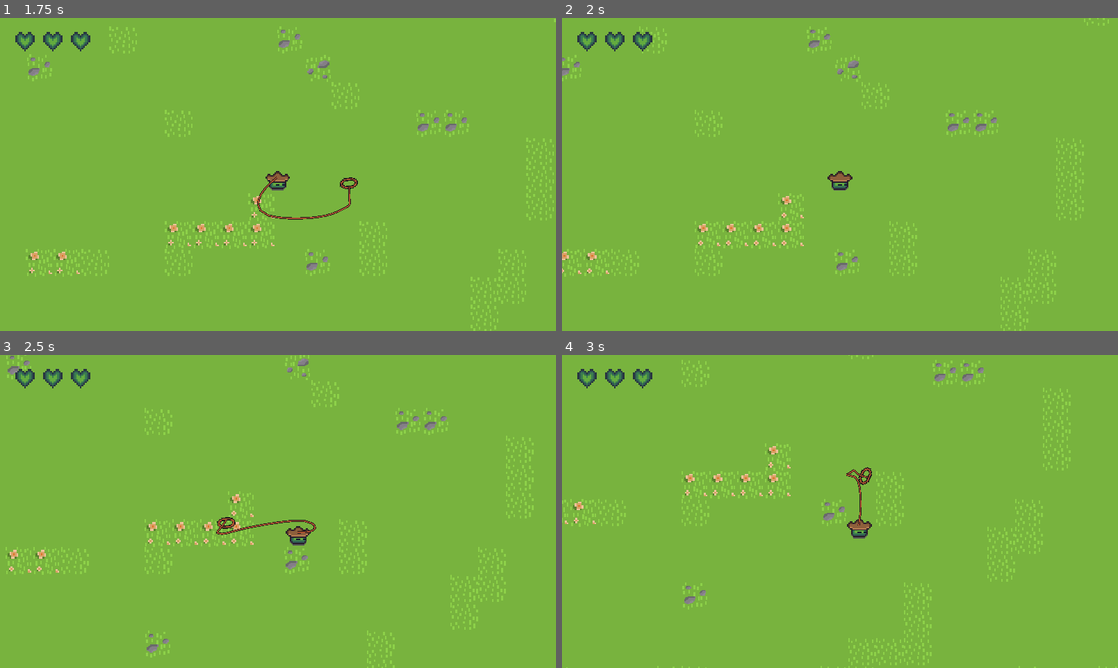
Above: before the commit, frames 1-4 (two rows, left to right).
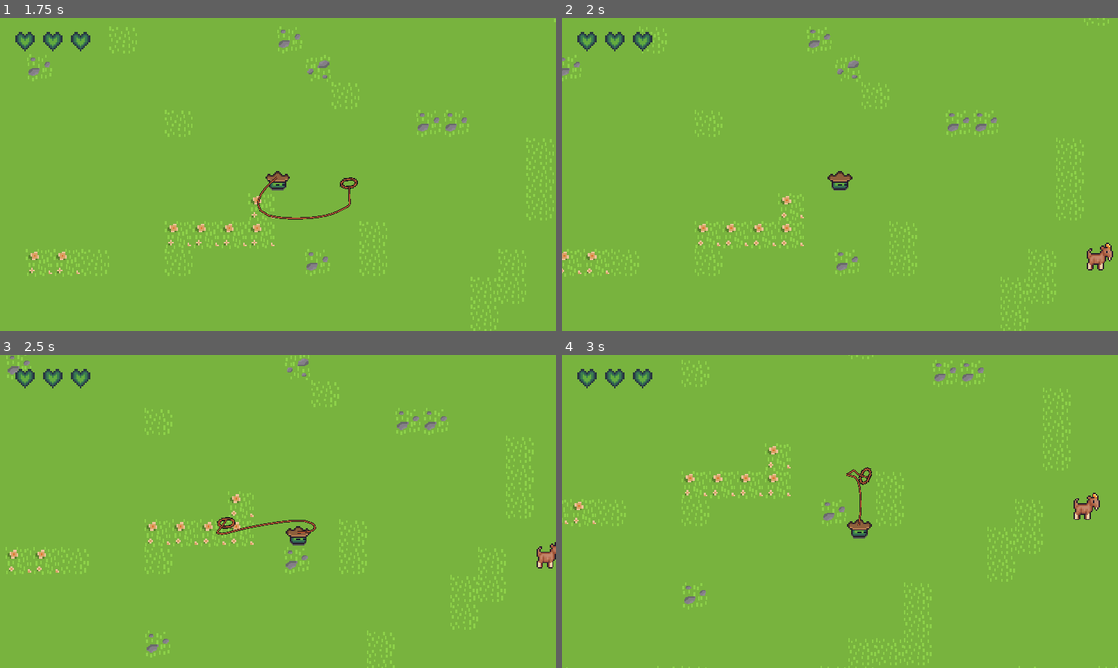
Above: after the commit, the same moments.

Repository: 2weeking/Lasso-Knight
Game: Godot game, scene res://levels/MainMenu.tscn
Same seed, same stepped clock (60 frames per second), same inputs: the game is played once before the commit and once after it.
Inputs (mouse positions are in pixels of both pictures, inside the frame that each line leads up to):
- Up to frame 1 (1.75 s): click "Start" at 0.5 s; tap Enter at 1.25 s; move the mouse to (400, 158) at 1.27 s; hold D (right) from 1.28 s (still down); click (400, 158) at 1.35 s
- Up to frame 2 (2 s): keep holding D (right)
- Up to frame 3 (2.5 s): move the mouse to (166, 527) at 2.02 s; release D (right) at 2.03 s; hold S (down) from 2.03 s (still down); click (166, 527) at 2.1 s
- Up to frame 4 (3 s): move the mouse to (895, 442) at 2.77 s; release S (down) at 2.78 s; hold D (right) from 2.78 s (still down); click (895, 442) at 2.85 s

Frame 1 is identical in both runs. In frame 2, 0.3% of the frame differs, in the area x 94-100%, y 71-81%; in frame 3, 0.2%; in frame 4, 0.3%.

Commit message:
Added partially working enemy ~ WIP for collision layers and mask and absorbing function

Diff:
--- /dev/null
+++ b/entities/enemy/Enemy.gd
@@ -0,0 +1,63 @@
+extends KinematicBody2D
+
+#much of movement in charger and other enemies is same as here, but with ability code added on.
+export var speed := 100
+export var speed_offset := 10
+export var damage := 1
+export var capture_time := 3
+export var knockback_strength := 600.0
+export var steering_force = 20 #used to make turning more smooth and flowing
+
+onready var player = get_parent().get_node("Knight")
+onready var sprite = $AnimatedSprite
+
+var predict_length = 5 #enemy predicts where player will be this length of frames ahead (5 is temporary number
+var alarmed = false #enemy has state of rest
+
+var velocity := Vector2.ZERO
+var desired_velocity := Vector2.ZERO
+var player_predicted_position := Vector2.ZERO #position calculated through predict length
+var direction := Vector2.ZERO
+var counter_direction := Vector2.ZERO
+
+func _physics_process(delta):
+	if is_instance_valid(player):
+		direction = (player.position - position).normalized()
+		if is_in_group("capturing"):
+			desired_velocity = counter_direction * speed
+			velocity = (desired_velocity - player.desired_velocity)
+		elif alarmed:
+			if is_in_group("captured"):
+				speed += 10
+
+			desired_velocity = (player_predicted_position - position).normalized() * speed
+			predict_length = global_position.distance_to(player.global_position)/10
+			player_predicted_position = player.position + player.velocity*delta*predict_length
+			var steering = (desired_velocity - velocity).normalized()*steering_force
+			desired_velocity += steering
+
+		velocity = desired_velocity
+
+		if velocity.x < -speed/2:
+			sprite.flip_h = true
+		elif velocity.x > speed/2:
+			sprite.flip_h = false
+
+		velocity = move_and_slide(velocity)
+
+func _on_Hitbox_area_entered(area):
+	if area.name == "LassoHurtbox":
+		counter_direction = direction * -1
+	if area.name == "Hitbox" and not is_in_group("captured"):
+		var body = area.get_parent()
+
+		# Deal damage
+		body.hp -= damage
+
+		# Deal knockback
+		var knock_direction = global_position.direction_to(body.global_position)
+		body.knockback = knock_direction * knockback_strength
+
+
+func _on_Hurtbox_area_entered(area):
+	print(area)
--- /dev/null
+++ b/entities/enemy/Enemy.tscn
@@ -0,0 +1,71 @@
+[gd_scene load_steps=10 format=2]
+
+[ext_resource path="res://assets/LassoKnightSprites/spritesheet.png" type="Texture" id=1]
+[ext_resource path="res://entities/enemy/Enemy.gd" type="Script" id=2]
+
+[sub_resource type="AtlasTexture" id=1]
+atlas = ExtResource( 1 )
+region = Rect2( 0, 0, 32, 32 )
+
+[sub_resource type="AtlasTexture" id=2]
+atlas = ExtResource( 1 )
+region = Rect2( 0, 0, 32, 32 )
+
+[sub_resource type="AtlasTexture" id=3]
+atlas = ExtResource( 1 )
+region = Rect2( 32, 0, 32, 32 )
+
+[sub_resource type="SpriteFrames" id=4]
+animations = [ {
+"frames": [ SubResource( 1 ) ],
+"loop": true,
+"name": "idle",
+"speed": 5.0
+}, {
+"frames": [ SubResource( 2 ), SubResource( 3 ) ],
+"loop": true,
+"name": "walk",
+"speed": 3.0
+} ]
+
+[sub_resource type="RectangleShape2D" id=5]
+extents = Vector2( 16, 16 )
+
+[sub_resource type="RectangleShape2D" id=6]
+extents = Vector2( 16, 16 )
+
+[sub_resource type="RectangleShape2D" id=7]
+extents = Vector2( 19, 19 )
+
+[node name="Enemy" type="KinematicBody2D" groups=["enemy"]]
+collision_layer = 4
+script = ExtResource( 2 )
+
+[node name="AnimatedSprite" type="AnimatedSprite" parent="."]
+scale = Vector2( 1.5, 1.5 )
+frames = SubResource( 4 )
+animation = "idle"
+playing = true
+
+[node name="CollisionShape2D" type="CollisionShape2D" parent="."]
+shape = SubResource( 5 )
+
+[node name="Hitbox" type="Area2D" parent="."]
+collision_layer = 4
+collision_mask = 10
+
+[node name="CollisionShape2D" type="CollisionShape2D" parent="Hitbox"]
+shape = SubResource( 6 )
+
+[node name="Hurtbox" type="Area2D" parent="."]
+collision_layer = 4
+collision_mask = 2
+monitoring = false
+monitorable = false
+
+[node name="CollisionShape2D" type="CollisionShape2D" parent="Hurtbox"]
+self_modulate = Color( 0.968627, 0, 1, 1 )
+shape = SubResource( 7 )
+
+[connection signal="area_entered" from="Hitbox" to="." method="_on_Hitbox_area_entered"]
+[connection signal="area_entered" from="Hurtbox" to="." method="_on_Hurtbox_area_entered"]
--- a/entities/knight/Knight.gd
+++ b/entities/knight/Knight.gd
@@ -143,15 +143,15 @@
 
 func add_rope(body: KinematicBody2D):
 	# Attach rope to enemy
-	var rope = verlet_rope.instantiate()
+	var rope = verlet_rope.instance()
+	add_child(rope)
 	rope.target = body
-	add_child(rope)
 	ropes.append(rope)
 
 	# Attach capturing timer to enemy
 	var timer = Timer.new()
 	rope.capture_timer = timer
-	timer.process_callback = Timer.TIMER_PROCESS_PHYSICS
+	timer.process_mode = Timer.TIMER_PROCESS_PHYSICS
 	timer.wait_time = body.capture_time
 	timer.one_shot = true
 	timer.autostart = true
@@ -171,14 +171,9 @@
 	if kill:
 		body.queue_free()
 
-func _on_Hitbox_body_entered(body):
-	if body.is_in_group("enemy"):
-		if body.is_in_group("captured"):
-			remove_rope(body, true)
-
 func _on_LassoHurtBox_body_entered(body):
 	if body.is_in_group("enemy") and not body.is_in_group("capturing") and not body.is_in_group("captured") and "alarmed" in body:
-		if ropes.is_empty() and not roped:
+		if ropes.empty() and not roped:
 			roped = true
 			call_deferred("add_rope", body)
 
@@ -186,3 +181,8 @@
 	if body.is_in_group("enemy") and not body.is_in_group("captured"):
 		if "alarmed" in body:
 			body.alarmed = true
+
+func _on_Hitbox_body_entered(body):
+	if body.is_in_group("enemy"):
+		if body.is_in_group("captured"):
+			remove_rope(body, true)
--- a/entities/knight/Knight.tscn
+++ b/entities/knight/Knight.tscn
@@ -264,7 +264,7 @@
 radius = 119.105
 
 [sub_resource type="RectangleShape2D" id=11]
-extents = Vector2( 15, 12 )
+extents = Vector2( 16, 14 )
 
 [sub_resource type="Curve2D" id=1]
 _data = {
@@ -325,7 +325,7 @@
 script = ExtResource( 4 )
 
 [node name="SenseRange" type="Area2D" parent="."]
-collision_layer = 2
+collision_layer = 0
 collision_mask = 4
 __meta__ = {
 "_edit_group_": true
@@ -335,7 +335,7 @@
 shape = SubResource( 10 )
 
 [node name="Hitbox" type="Area2D" parent="."]
-collision_layer = 0
+collision_layer = 2
 collision_mask = 2
 __meta__ = {
 "_edit_group_": true
@@ -366,7 +366,7 @@
 target_path = NodePath("../../..")
 
 [node name="LassoHurtBox" type="Area2D" parent="Path2D/PathFollow2D"]
-collision_layer = 8
+collision_layer = 0
 collision_mask = 0
 
 [node name="CollisionShape2D" type="CollisionShape2D" parent="Path2D/PathFollow2D/LassoHurtBox"]
--- a/entities/lasso/Rope.tscn
+++ b/entities/lasso/Rope.tscn
@@ -1,8 +1,15 @@
-[gd_scene load_steps=4 format=2]
+[gd_scene load_steps=6 format=2]
 
 [ext_resource path="res://entities/lasso/Rope.gd" type="Script" id=1]
 [ext_resource path="res://assets/rope/rope.png" type="Texture" id=2]
 [ext_resource path="res://assets/theme.tres" type="Theme" id=3]
+
+[sub_resource type="DynamicFontData" id=1]
+font_path = "res://assets/fonts/MinimalPixel.ttf"
+
+[sub_resource type="DynamicFont" id=2]
+size = 8
+font_data = SubResource( 1 )
 
 [node name="Rope" type="Node2D"]
 script = ExtResource( 1 )
@@ -22,3 +29,4 @@
 margin_right = 7.0
 margin_bottom = -22.0
 theme = ExtResource( 3 )
+custom_fonts/font = SubResource( 2 )
--- a/levels/Level1.tscn
+++ b/levels/Level1.tscn
@@ -1,7 +1,8 @@
-[gd_scene load_steps=4 format=2]
+[gd_scene load_steps=5 format=2]
 
 [ext_resource path="res://assets/Actual Tileset Lv1/TilemappingWIPgrass-Sheet.png" type="Texture" id=1]
 [ext_resource path="res://entities/knight/Knight.tscn" type="PackedScene" id=2]
+[ext_resource path="res://entities/enemy/Enemy.tscn" type="PackedScene" id=3]
 
 [sub_resource type="TileSet" id=1]
 0/name = "TilemappingWIPgrass-Sheet.png 0"
@@ -36,3 +37,6 @@
 
 [node name="Knight" parent="." instance=ExtResource( 2 )]
 position = Vector2( 640, 366 )
+
+[node name="Enemy" parent="." instance=ExtResource( 3 )]
+position = Vector2( 1041, 456 )
